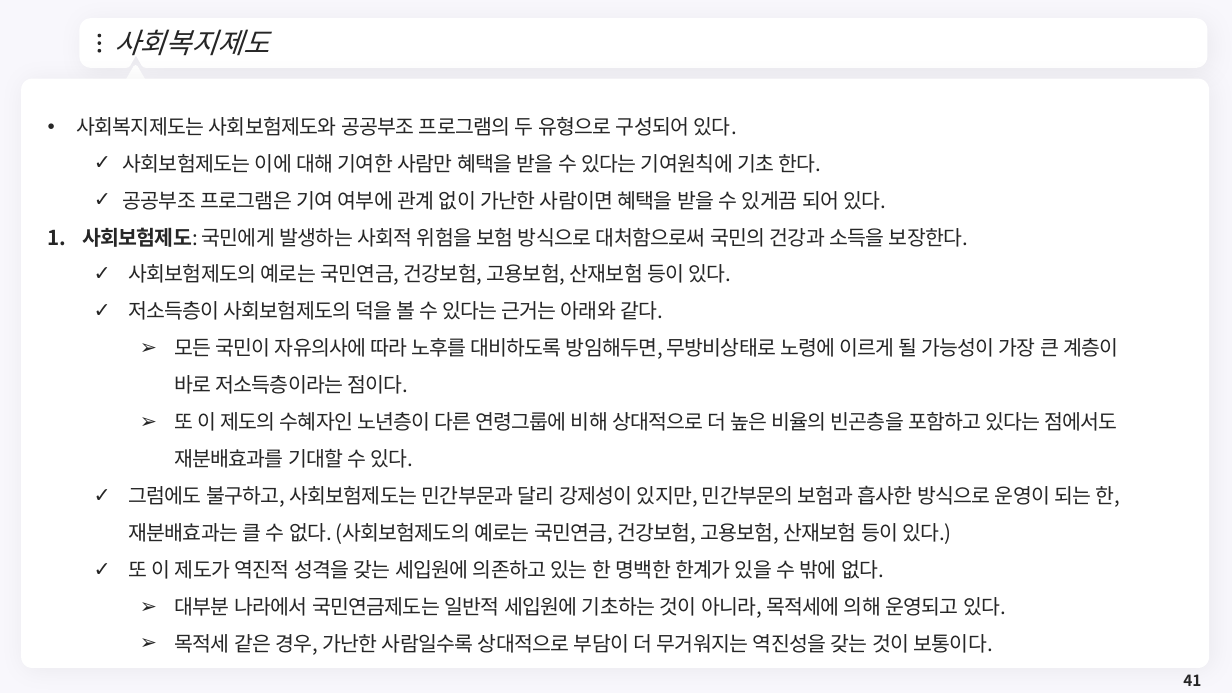
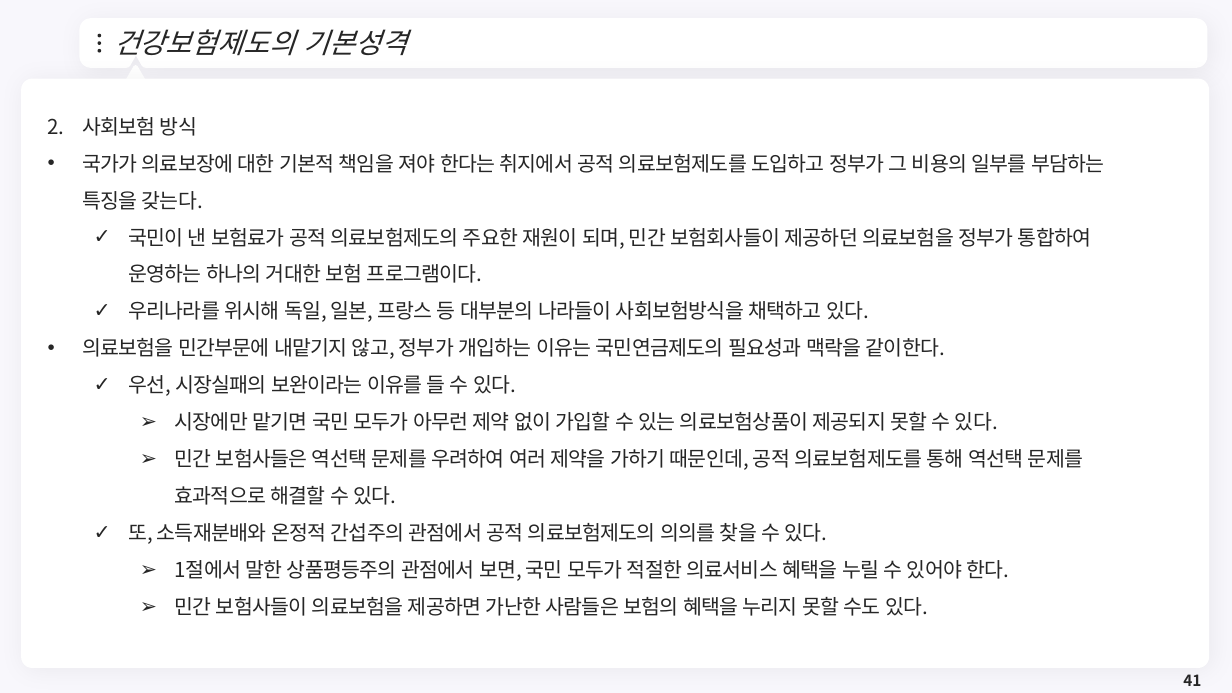
Before and after one commit to meandthey/Teaching, a slide deck: slide 41 of 재정학/01_Lectures/재정학_Chapter_10.pptx. Drawn at 1232x693 pixels with LibreOffice and Linux fonts; fonts in the diff are those of the drawing; background and template pictures are left out. Boxes give left, top, right and bottom in pixels: in the first picture for what was removed or moved away, otherwise in the second. Text is boxed around its words. In the diff, an @@ line names an element or a change of style, - is before the commit and + after.

```diff
--- a/재정학/01_Lectures/재정학_Chapter_10.pptx
+++ b/재정학/01_Lectures/재정학_Chapter_10.pptx
@@ title at box(114, 29, 407, 56): text changed @@
-사회복지제도
+건강보험제도의 기본성격
@@ text at box(82, 117, 1104, 616): text changed @@
-• 사회복지제도는 사회보험제도와 공공부조 프로그램의 두 유형으로 구성되어 있다.
-  ✓ 사회보험제도는 이에 대해 기여한 사람만 혜택을 받을 수 있다는 기여원칙에 기초 한다.
-  ✓ 공공부조 프로그램은 기여 여부에 관계 없이 가난한 사람이면 혜택을 받을 수 있게끔 되어 있다.
-1. 사회보험제도: 국민에게 발생하는 사회적 위험을 보험 방식으로 대처함으로써 국민의 건강과 소득을 보장한다.
-  ✓ 사회보험제도의 예로는 국민연금, 건강보험, 고용보험, 산재보험 등이 있다.
-  ✓ 저소득층이 사회보험제도의 덕을 볼 수 있다는 근거는 아래와 같다.
-    ➢ 모든 국민이 자유의사에 따라 노후를 대비하도록 방임해두면, 무방비상태로 노령에 이르게 될 가능성이 가장 큰 계층이 바로 저소득층이라는 점이다.
-    ➢ 또 이 제도의 수혜자인 노년층이 다른 연령그룹에 비해 상대적으로 더 높은 비율의 빈곤층을 포함하고 있다는 점에서도 재분배효과를 기대할 수 있다.
-  ✓ 그럼에도 불구하고, 사회보험제도는 민간부문과 달리 강제성이 있지만, 민간부문의 보험과 흡사한 방식으로 운영이 되는 한, 재분배효과는 클 수 없다. (사회보험제도의 예로는 국민연금, 건강보험, 고용보험, 산재보험 등이 있다.)
-  ✓ 또 이 제도가 역진적 성격을 갖는 세입원에 의존하고 있는 한 명백한 한계가 있을 수 밖에 없다.
-    ➢ 대부분 나라에서 국민연금제도는 일반적 세입원에 기초하는 것이 아니라, 목적세에 의해 운영되고 있다.
-    ➢ 목적세 같은 경우, 가난한 사람일수록 상대적으로 부담이 더 무거워지는 역진성을 갖는 것이 보통이다.
+2. 사회보험 방식
+• 국가가 의료보장에 대한 기본적 책임을 져야 한다는 취지에서 공적 의료보험제도를 도입하고 정부가 그 비용의 일부를 부담하는 특징을 갖는다.
+  ✓ 국민이 낸 보험료가 공적 의료보험제도의 주요한 재원이 되며, 민간 보험회사들이 제공하던 의료보험을 정부가 통합하여 운영하는 하나의 거대한 보험 프로그램이다.
+  ✓ 우리나라를 위시해 독일, 일본, 프랑스 등 대부분의 나라들이 사회보험방식을 채택하고 있다.
+• 의료보험을 민간부문에 내맡기지 않고, 정부가 개입하는 이유는 국민연금제도의 필요성과 맥락을 같이한다.
+  ✓ 우선, 시장실패의 보완이라는 이유를 들 수 있다.
+    ➢ 시장에만 맡기면 국민 모두가 아무런 제약 없이 가입할 수 있는 의료보험상품이 제공되지 못할 수 있다.
+    ➢ 민간 보험사들은 역선택 문제를 우려하여 여러 제약을 가하기 때문인데, 공적 의료보험제도를 통해 역선택 문제를 효과적으로 해결할 수 있다.
+  ✓ 또, 소득재분배와 온정적 간섭주의 관점에서 공적 의료보험제도의 의의를 찾을 수 있다.
+    ➢ 1절에서 말한 상품평등주의 관점에서 보면, 국민 모두가 적절한 의료서비스 혜택을 누릴 수 있어야 한다.
+    ➢ 민간 보험사들이 의료보험을 제공하면 가난한 사람들은 보험의 혜택을 누리지 못할 수도 있다.
```
Also in this commit, not shown: 8 other slides changed, 6 slides added, 17 slides removed, 1 other file.
